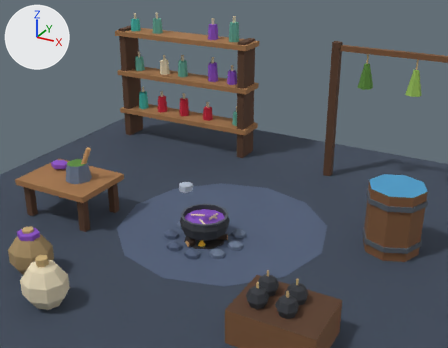
The glTF model raccoon/export/bld_brewery_2x2.glb: old version first, new version second.
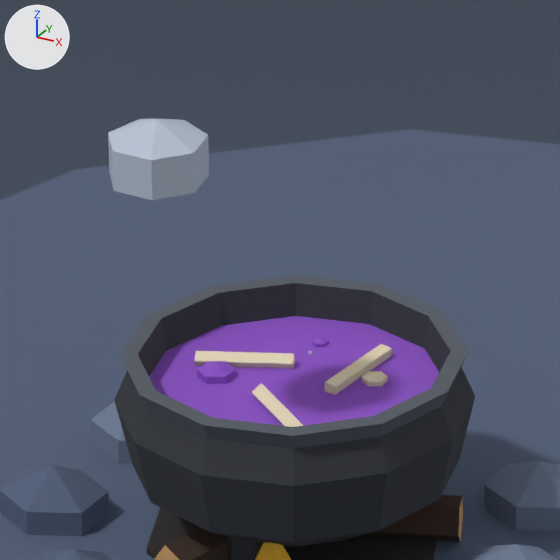
Each version is shown from a 50 mm camera at (0.95, -1.622, 1.029) aimed at (0.092, -0.062, 0.249), then close up on the part from 37% to 54% of the width and 48% to 70% of the height. The lights are fixed; the arrows at upper left show +X, +Y and +Z. The older version's two pictures come first. Where no turn or scale is listed for an object, it has been applied to the vertices. Vertices at exactly the same position are counted once.

In view in the first close-up: 'bld_brewery_2x2', 'pr_brew', 'pr_bubble_2', 'pr_steam_1', 'pr_steam_2', 'pr_swirl' and 3 more.
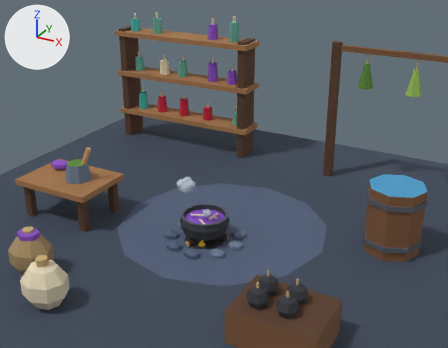
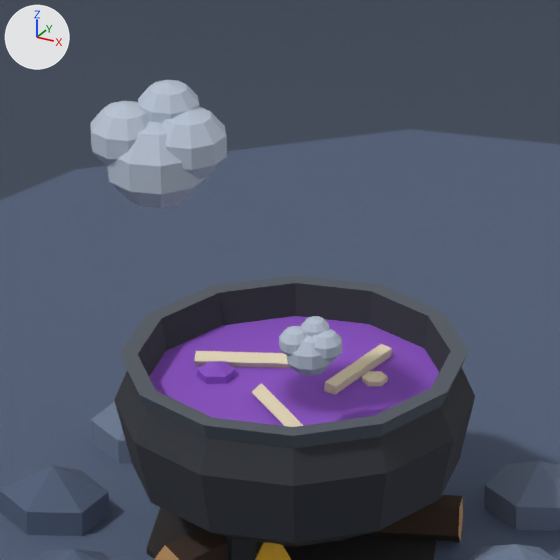
Where the change shows, as pixel boxes (x1, y1, x2, y2) in the close-ups (560 x 560 px):
'pr_steam_1', reshaped, rescaled (35% wider, 57% taller): before (108, 119, 209, 200); after (90, 80, 227, 208)
'pr_steam_2', reshaped, rescaled: before (308, 351, 312, 354); after (279, 316, 342, 376)

Patch to the scene script:
```diff
--- a/raccoon/export/bld_brewery_2x2.glb.py
+++ b/raccoon/export/bld_brewery_2x2.glb.py
@@ me_pr_steam_1 @@
 # used by ob_pr_steam_1; parent = ob_bld_brewery_2x2; location = (-0.000596, -0.141, 0.215); scale = (0.853, 0.853, 0.853)
-me_pr_steam_1.from_pydata(...)  # 16 vertices, 28 faces; spans x -0.0253..0.0253, y -0.0234..0.026, z -0.022..0.022
+me_pr_steam_1.from_pydata(...)  # 168 vertices, 320 faces; spans x -0.0272..0.0295, y -0.0228..0.0228, z -0.0216..0.0334
+# me_pr_steam_1 part 1: the whole mesh is rebuilt
 me_pr_steam_1.materials.append(mat_m_palette)
@@ me_pr_steam_2 @@
 # used by ob_pr_steam_2; parent = ob_bld_brewery_2x2; location = (0.0594, -0.116, 0.125); scale = (0.0324, 0.0324, 0.0324)
-me_pr_steam_2.from_pydata(...)  # 16 vertices, 28 faces; spans x -0.0253..0.0253, y -0.0234..0.026, z -0.022..0.022
+me_pr_steam_2.from_pydata(...)  # 168 vertices, 320 faces; spans x -0.0272..0.0295, y -0.0228..0.0228, z -0.0216..0.0334
+# me_pr_steam_2 part 2: the whole mesh is rebuilt
 me_pr_steam_2.materials.append(mat_m_palette)
@@ ob_pr_steam_1 @@
 ob_pr_steam_1.location = (-0.000596, -0.141, 0.215)
-ob_pr_steam_1.scale = (0.853, 0.853, 0.853)
+ob_pr_steam_1.scale = (0.982, 0.982, 0.982)
@@ ob_pr_steam_2 @@
 ob_pr_steam_2.location = (0.0594, -0.116, 0.125)
-ob_pr_steam_2.scale = (0.0324, 0.0324, 0.0324)
+ob_pr_steam_2.scale = (0.462, 0.462, 0.462)
```
